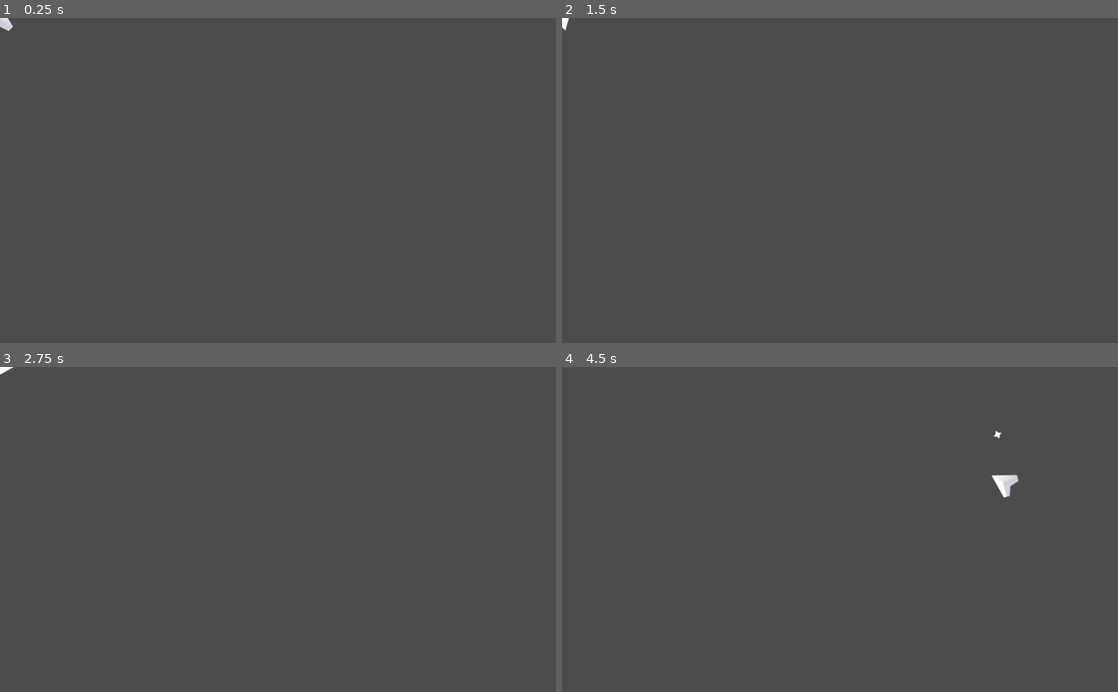
Above: before the commit, frames 1-4 (two rows, left to right).
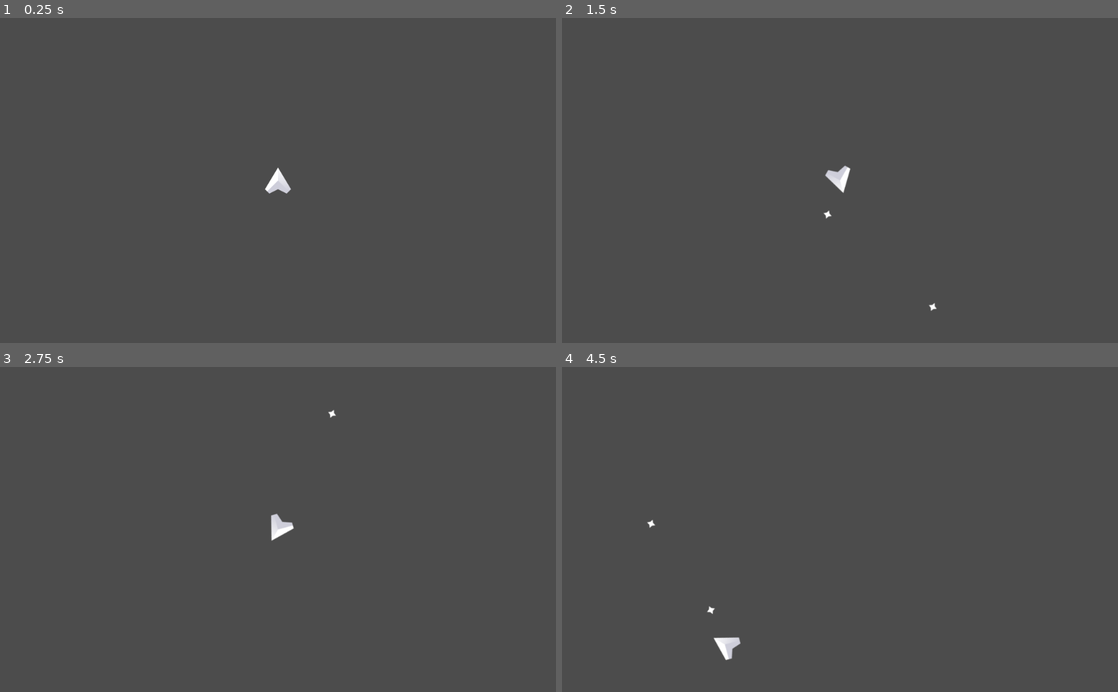
Above: after the commit, the same moments.

Repository: BL-MSCH-C220-Test/Space-Shooter-Demo
Game: Godot game, scene res://Game.tscn
The game is run twice, just before and just after one commit, with the same random seed, the same clock (stepped at 60 frames per second) and the same inputs.
Inputs:
- Up to frame 1 (0.25 s): no input
- Up to frame 2 (1.5 s): tap Enter at 0.5 s; hold D (right) 0.53-1.28 s; tap Space (shoot) at 0.6, 1.35 s; hold A (left) from 1.28 s (still down)
- Up to frame 3 (2.75 s): release A (left) at 2.03 s; hold D (right) from 2.03 s (still down); tap Space (shoot) at 2.1 s
- Up to frame 4 (4.5 s): release D (right) at 2.78 s; hold W (forward) 2.78-3.53 s; tap Space (shoot) at 2.85, 3.6, 4.35 s; hold A (left) from 3.53 s (still down)

The runs differ from the first frame. In frame 1, 0.3% of the frame differs, in the area x 0-53%, y 0-55%; in frame 2, 0.3%; in frame 3, 0.3%; in frame 4, 0.5%, in the area x 15-83%, y 19-91%.

Commit message:
Initial commit

Diff:
--- a/Game.tscn
+++ b/Game.tscn
@@ -1,27 +1,10 @@
-[gd_scene load_steps=4 format=2]
+[gd_scene load_steps=2 format=2]
 
-[ext_resource path="res://Player/Player.gd" type="Script" id=1]
-[ext_resource path="res://Assets/Player.png" type="Texture" id=2]
-[ext_resource path="res://Assets/Exhaust.png" type="Texture" id=3]
+[ext_resource path="res://Player/Player_Container.gd" type="Script" id=1]
 
 [node name="Game" type="Node2D"]
 
 [node name="Player_Container" type="Node2D" parent="."]
-
-[node name="Player" type="KinematicBody2D" parent="Player_Container"]
 script = ExtResource( 1 )
 
-[node name="Exhaust" type="Node2D" parent="Player_Container/Player"]
-visible = false
-
-[node name="Sprite" type="Sprite" parent="Player_Container/Player/Exhaust"]
-position = Vector2( 0, 55 )
-texture = ExtResource( 3 )
-
-[node name="Sprite" type="Sprite" parent="Player_Container/Player"]
-texture = ExtResource( 2 )
-
-[node name="CollisionPolygon2D" type="CollisionPolygon2D" parent="Player_Container/Player"]
-polygon = PoolVector2Array( 5, -25.2, 5, -22.5, 28.3, 17, 27.2, 19, 25.9, 19, 17.9, 28, 13.6, 28, -0.700001, 21.7, -19, 29, -19, 25.9, -28, 17.9, -28, 14.4, -3, -25.6, -3, -29.2 )
-
 [node name="Effects" type="Node2D" parent="."]
--- a/Player/Bullet.gd
+++ b/Player/Bullet.gd
@@ -1,7 +1,8 @@
-extends Area2D
+extends KinematicBody2D
 
 var velocity = Vector2.ZERO
-var accel = Vector2(0,-1)
+var max_speed = 1000.0
+var accel = Vector2(0,-15)
 var damage = 1
 
 var Effects = null
@@ -9,14 +10,20 @@
 
 func _physics_process(_delta):
 	velocity += accel.rotated(rotation)
-	position += velocity
+	velocity = velocity.normalized() * clamp(velocity.length(),0,max_speed)
+	velocity = move_and_slide(velocity, Vector2.ZERO)
+	position.x = wrapf(position.x, 0, Global.VP.x)
+	position.y = wrapf(position.y, 0, Global.VP.y)
 
 func shoot(p, r, v):
 	global_position = p
 	rotation = r
-	#if Vector2(0,-1).rotated(r) +
+	velocity = v
 
-func _on_Bullet_body_entered(body):
+func _on_Timer_timeout():
+	queue_free()
+
+func _on_Area2D_body_entered(body):
 	if body.has_method("damage"):
 		body.damage(damage)
 	Effects = get_node_or_null("/root/Game/Effects")
--- a/Player/Bullet.tscn
+++ b/Player/Bullet.tscn
@@ -1,9 +1,14 @@
-[gd_scene load_steps=3 format=2]
+[gd_scene load_steps=4 format=2]
 
 [ext_resource path="res://Assets/Bullet.png" type="Texture" id=1]
 [ext_resource path="res://Player/Bullet.gd" type="Script" id=2]
 
-[node name="Bullet" type="Area2D"]
+[sub_resource type="CircleShape2D" id=1]
+radius = 12.0
+
+[node name="Bullet" type="KinematicBody2D"]
+collision_layer = 0
+collision_mask = 0
 script = ExtResource( 2 )
 
 [node name="Sprite" type="Sprite" parent="."]
@@ -12,4 +17,14 @@
 [node name="CollisionPolygon2D" type="CollisionPolygon2D" parent="."]
 polygon = PoolVector2Array( 12.4, 0.5, 11.3, 3, 9.7, 3, -0.6, 12.4, -3, 11.3, -3, 9.9, -12, 1.9, -12, -1.9, -3, -9.9, -3, -11.3, -0.5, -12.4 )
 
-[connection signal="body_entered" from="." to="." method="_on_Bullet_body_entered"]
+[node name="Timer" type="Timer" parent="."]
+one_shot = true
+autostart = true
+
+[node name="Area2D" type="Area2D" parent="."]
+
+[node name="CollisionShape2D" type="CollisionShape2D" parent="Area2D"]
+shape = SubResource( 1 )
+
+[connection signal="timeout" from="Timer" to="." method="_on_Timer_timeout"]
+[connection signal="body_entered" from="Area2D" to="." method="_on_Area2D_body_entered"]
--- a/Player/Player.gd
+++ b/Player/Player.gd
@@ -5,7 +5,7 @@
 var max_speed = 400.0
 var rot_speed = 5.0
 
-var nose = Vector2(0,-45)
+var nose = Vector2(0,-60)
 
 onready var Bullet = load("res://Player/Bullet.tscn")
 var Effects = null
--- /dev/null
+++ b/Player/Player.tscn
@@ -0,0 +1,21 @@
+[gd_scene load_steps=4 format=2]
+
+[ext_resource path="res://Player/Player.gd" type="Script" id=1]
+[ext_resource path="res://Assets/Player.png" type="Texture" id=2]
+[ext_resource path="res://Assets/Exhaust.png" type="Texture" id=3]
+
+[node name="Player" type="KinematicBody2D"]
+script = ExtResource( 1 )
+
+[node name="Exhaust" type="Node2D" parent="."]
+visible = false
+
+[node name="Sprite" type="Sprite" parent="Exhaust"]
+position = Vector2( 0, 55 )
+texture = ExtResource( 3 )
+
+[node name="Sprite" type="Sprite" parent="."]
+texture = ExtResource( 2 )
+
+[node name="CollisionPolygon2D" type="CollisionPolygon2D" parent="."]
+polygon = PoolVector2Array( 5, -25.2, 5, -22.5, 28.3, 17, 27.2, 19, 25.9, 19, 17.9, 28, 13.6, 28, -0.700001, 21.7, -19, 29, -19, 25.9, -28, 17.9, -28, 14.4, -3, -25.6, -3, -29.2 )
--- /dev/null
+++ b/Player/Player_Container.gd
@@ -0,0 +1,9 @@
+extends Node2D
+
+onready var Player = load("res://Player/Player.tscn")
+
+func _physics_process(_delta):
+	if get_child_count() == 0:
+		var player = Player.instance()
+		add_child(player)
+		player.position = Vector2(Global.VP.x/2, Global.VP.y/2)
Not shown, added: .gitignore
